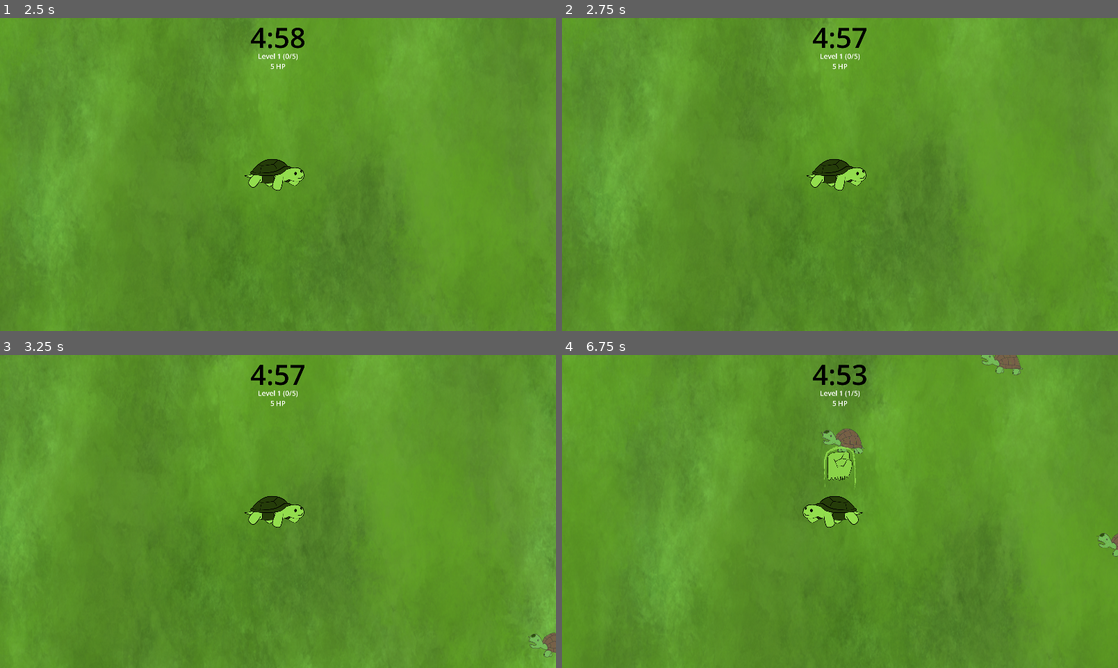
Above: before the commit, frames 1-4 (two rows, left to right).
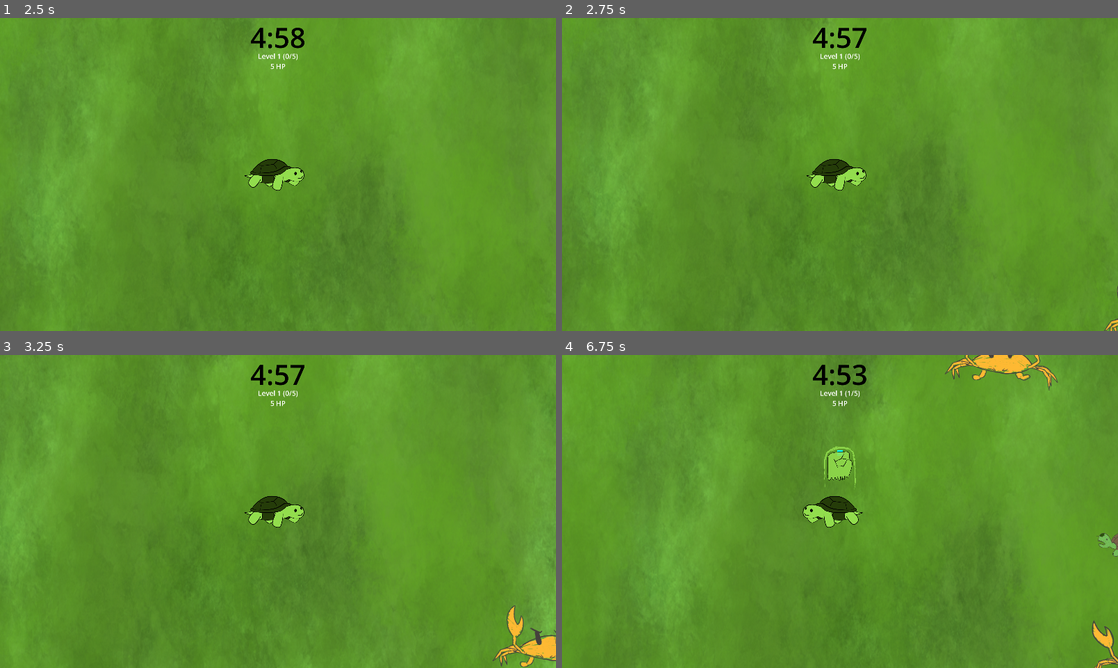
Above: after the commit, the same moments.

Repository: calbhonkman/UMBC-GAIM-2026---Turtle-Thrashing
Game: Godot game, scene res://scenes/mainmenu.tscn
Two runs of this game, one before a commit and one after it. Both use one fixed random seed, a clock stepped at 60 frames per second and the inputs below.
Inputs:
- Up to frame 1 (2.5 s): click "Play" at 0.5 s; tap Enter at 1.25 s; hold D (right) 1.28-2.03 s; hold S (down) from 2.03 s (still down)
- Up to frame 2 (2.75 s): keep holding S (down)
- Up to frame 3 (3.25 s): release S (down) at 2.78 s; hold D (right) from 2.78 s (still down)
- Up to frame 4 (6.75 s): release D (right) at 3.53 s; hold W (up) 3.53-4.28 s; hold A (left) 4.28-5 s; tap Escape (pause) at 4.9 s; click "Continue" at 5 s; hold A (left) 5.78-6.53 s; hold S (down) from 6.53 s (still down)

Frame 1 is identical in both runs. In frame 2, less than 0.1% of the frame differs, in the area x 97-100%, y 85-100%; in frame 3, 0.8%; in frame 4, 1.6%, in the area x 46-100%, y 0-100%.

Commit message:
Big  enemy

Diff:
--- /dev/null
+++ b/godot-project/prefabs/bigEnemy.tscn
@@ -0,0 +1,45 @@
+[gd_scene format=3 uid="uid://dq43dbtcuu4m"]
+
+[ext_resource type="Script" uid="uid://pw515t8r1iyb" path="res://scripts/Bigenemy.gd" id="1_biv0o"]
+[ext_resource type="Texture2D" uid="uid://dxk7qck0kvnio" path="res://assets/Enemies/Crab/Enemy Crab (Walk 1).png" id="2_pm37e"]
+[ext_resource type="Texture2D" uid="uid://cpfw1w23v0u45" path="res://assets/Enemies/Crab/Enemy Crab (Walk 2).png" id="3_bvm38"]
+
+[sub_resource type="SpriteFrames" id="SpriteFrames_jwmod"]
+animations = [{
+"frames": [{
+"duration": 1.0,
+"texture": ExtResource("2_pm37e")
+}, {
+"duration": 1.0,
+"texture": ExtResource("3_bvm38")
+}],
+"loop": true,
+"name": &"default",
+"speed": 8.0
+}, {
+"frames": [{
+"duration": 1.0,
+"texture": ExtResource("2_pm37e")
+}, {
+"duration": 1.0,
+"texture": ExtResource("3_bvm38")
+}],
+"loop": true,
+"name": &"walk",
+"speed": 8.0
+}]
+
+[sub_resource type="RectangleShape2D" id="RectangleShape2D_p57ef"]
+size = Vector2(128, 128)
+
+[node name="BgEnemy" type="Area2D" unique_id=2078753937]
+scale = Vector2(1.5, 1.5)
+script = ExtResource("1_biv0o")
+metadata/enemy = ""
+
+[node name="Sprite2D" type="AnimatedSprite2D" parent="." unique_id=2074823387]
+scale = Vector2(0.145, 0.145)
+sprite_frames = SubResource("SpriteFrames_jwmod")
+
+[node name="CollisionShape2D" type="CollisionShape2D" parent="." unique_id=1206202284]
+shape = SubResource("RectangleShape2D_p57ef")
--- a/godot-project/prefabs/enemies/bigEnemy.tscn
+++ /dev/null
@@ -1,18 +0,0 @@
-[gd_scene format=3 uid="uid://dq43dbtcuu4m"]
-
-[ext_resource type="Script" uid="uid://d2rsnatar30qh" path="res://scripts/enemy.gd" id="1_tikam"]
-[ext_resource type="Texture2D" uid="uid://bxcjgrllpwy11" path="res://icon.svg" id="2_biv0o"]
-
-[sub_resource type="RectangleShape2D" id="RectangleShape2D_p57ef"]
-size = Vector2(128, 128)
-
-[node name="Enemy" type="Area2D" unique_id=2078753937]
-scale = Vector2(1.5, 1.5)
-script = ExtResource("1_tikam")
-SPEED = 50
-
-[node name="Sprite2D" type="Sprite2D" parent="." unique_id=798343154]
-texture = ExtResource("2_biv0o")
-
-[node name="CollisionShape2D" type="CollisionShape2D" parent="." unique_id=1206202284]
-shape = SubResource("RectangleShape2D_p57ef")
--- a/godot-project/scenes/game_manager.gd
+++ b/godot-project/scenes/game_manager.gd
@@ -15,6 +15,7 @@
 
 @onready var enemies_group = $"../(Group) Enemies"
 const ENEMY = preload("uid://d1k32mfbnnud3")
+const BIGENEMY = preload("uid://dq43dbtcuu4m")
 @export var SPAWN_COOLDOWN = 1.0
 @export var SPAWN_AREA = 1500
 
@@ -67,7 +68,11 @@
 		clock.text = timer_minutes + ":" + timer_seconds
 
 		if game_timer <= next_spawn_time:
-			var new_enemy = ENEMY.instantiate()
+			var new_enemy = null
+			if randi_range(1,10) == 1:
+				new_enemy = BIGENEMY.instantiate()
+			else:
+				new_enemy = ENEMY.instantiate()
 			enemies_group.add_child(new_enemy)
 			new_enemy.global_position = find_spawn_position()
 			new_enemy.scale_health(1 + (GAME_TIME - (game_timer / 60.0)))
--- /dev/null
+++ b/godot-project/scripts/Bigenemy.gd
@@ -0,0 +1,33 @@
+extends Area2D
+
+@onready var player = $"/root/Node2D/Player"
+@onready var sprite = $Sprite2D
+const EXP = preload("uid://bln5qlwy18sjf")
+
+@export var MAX_HEALTH: float = 5.0
+@export var SPEED: float = 70.0
+
+var health
+
+func _ready():
+	health = MAX_HEALTH
+
+func _process(delta):
+	if player:
+		var playerDirection = player.global_position - global_position
+		playerDirection = playerDirection / playerDirection.length()
+		global_position += playerDirection * delta * SPEED
+		sprite.scale.x = -1 * abs(sprite.scale.x) * playerDirection.x / abs(playerDirection.x) if playerDirection.x != 0 else sprite.scale.x
+		sprite.play("walk")
+
+func scale_health(s: float):
+	health = MAX_HEALTH * s
+
+func damage(dmg: float):
+	health -= dmg
+	if health <= 0.0:
+		for i in range(5):
+			var new_xp = EXP.instantiate()
+			new_xp.global_position = global_position
+			get_parent().add_child(new_xp)
+		queue_free()
Not shown, added: godot-project/scripts/Bigenemy.gd.uid
